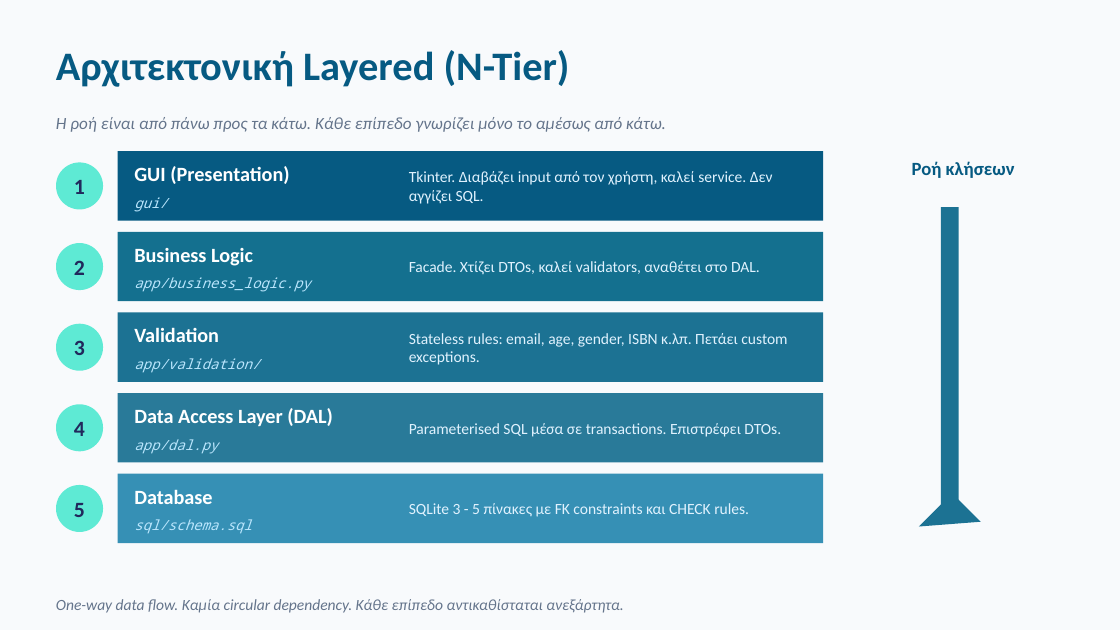
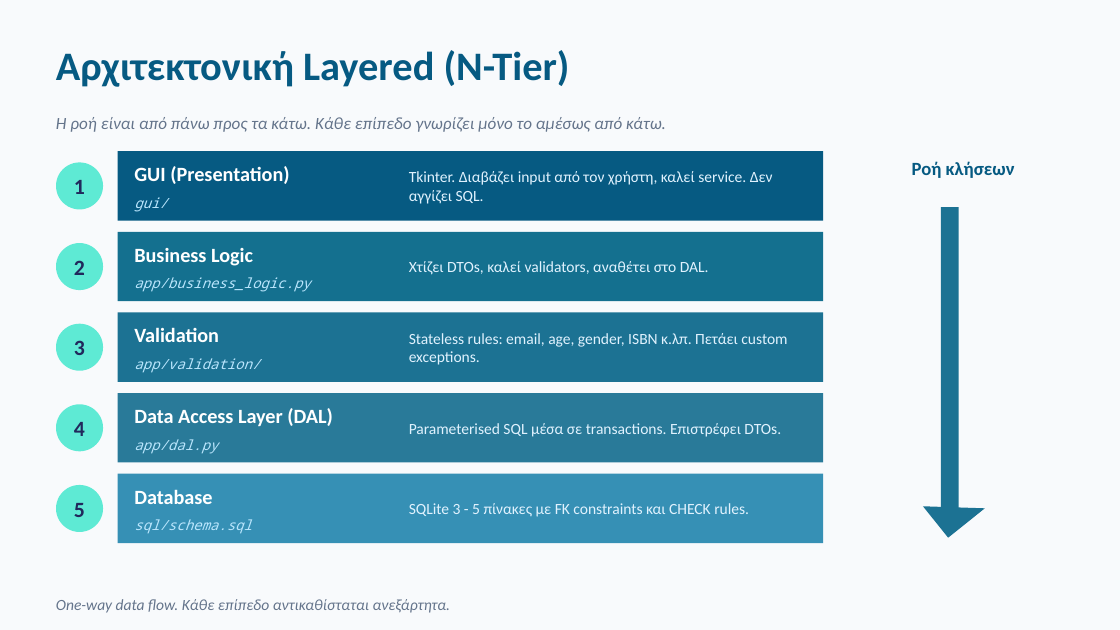
Before and after one commit to JohnNtirintis/EAP-Python-SQLLite-Demo, a slide deck: slide 3 of presentation/presentation.pptx. Drawn at 1120x630 pixels with LibreOffice and Linux fonts; fonts in the diff are those of the drawing. Boxes give left, top, right and bottom in pixels: in the first picture for what was removed or moved away, otherwise in the second. Text is boxed around its words. In the diff, an @@ line names an element or a change of style, - is before the commit and + after.

```diff
--- a/presentation/presentation.pptx
+++ b/presentation/presentation.pptx
@@ text at (x1=409, y1=261, x2=709, y2=275): text changed @@
-Facade. Χτίζει DTOs, καλεί validators, αναθέτει στο DAL.
+Χτίζει DTOs, καλεί validators, αναθέτει στο DAL.
@@ right triangle at (x1=923, y1=477, x2=985, y2=538): rotation 135 to 321 degrees @@
@@ text at (x1=56, y1=599, x2=450, y2=613): text changed @@
-One-way data flow. Καμία circular dependency. Κάθε επίπεδο αντικαθίσταται ανεξάρτητα.
+One-way data flow. Κάθε επίπεδο αντικαθίσταται ανεξάρτητα.
```
Also in this commit, not shown: 8 other slides changed, 2 other files.
